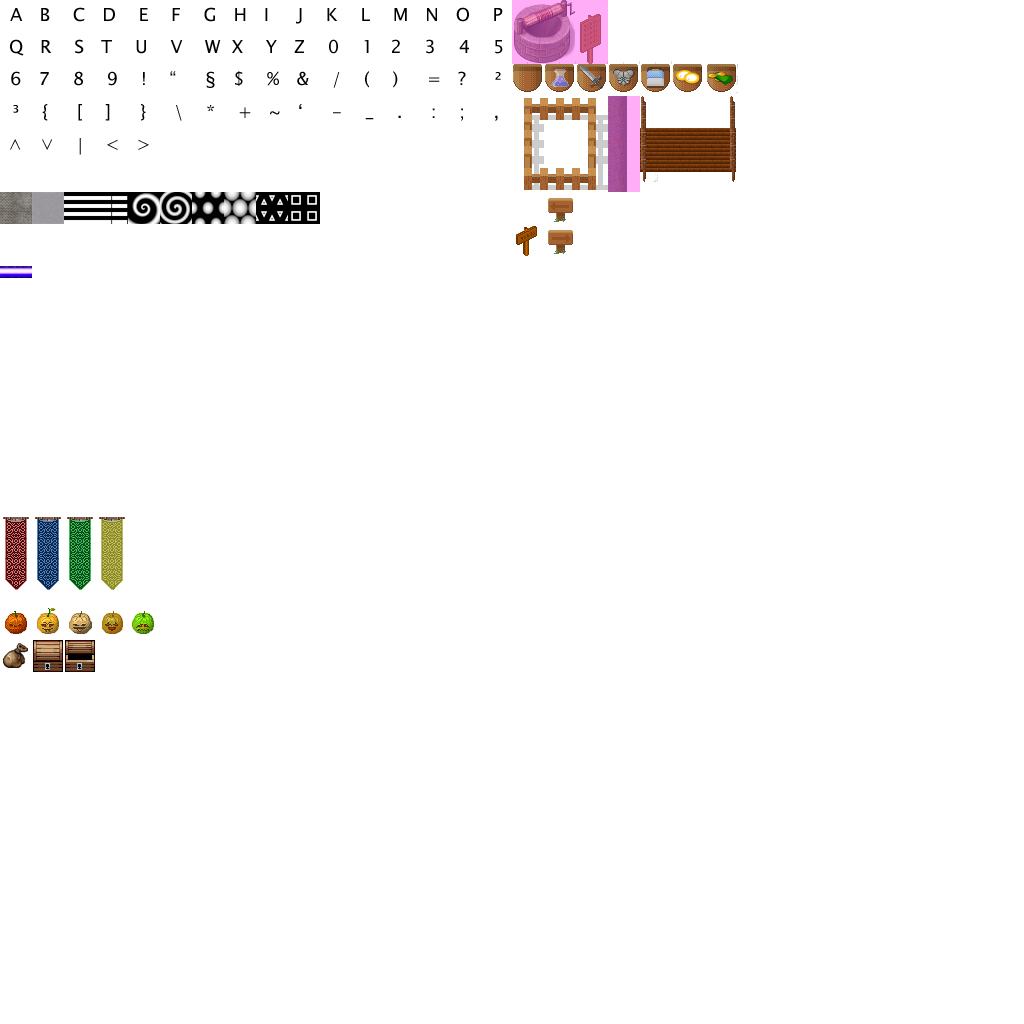
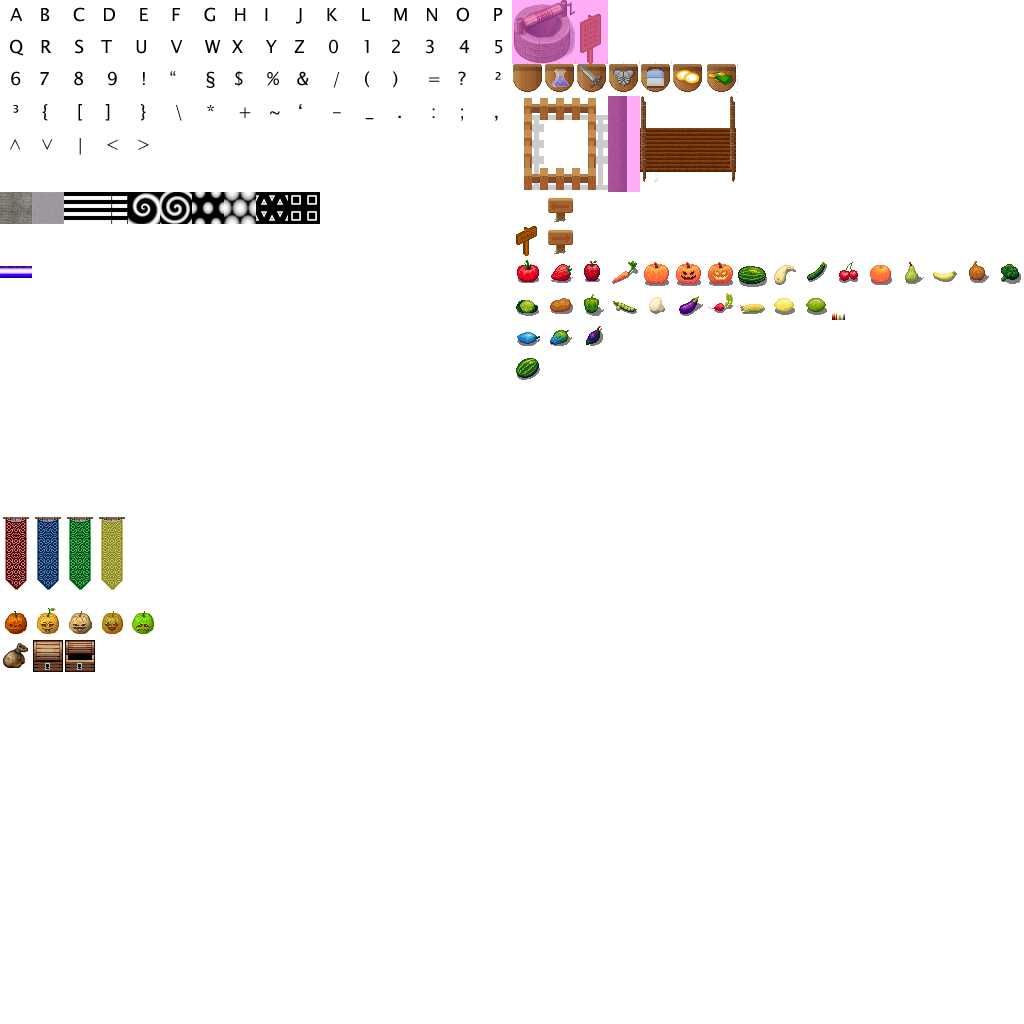
Revision of a layered 1024 x 1024 image; what changed, layer by layer:
painted on "Background" over <box>516,260,1021,380</box>
